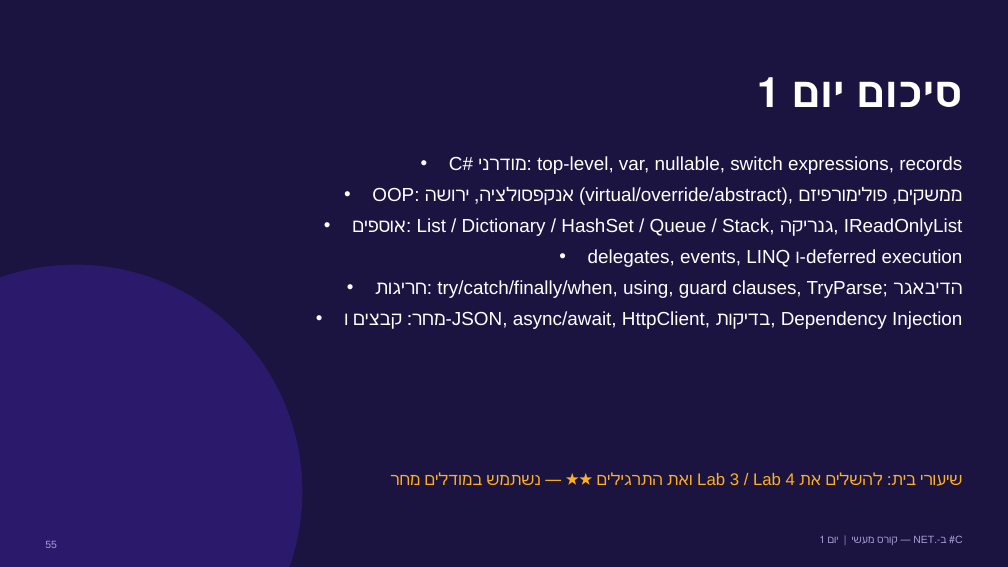
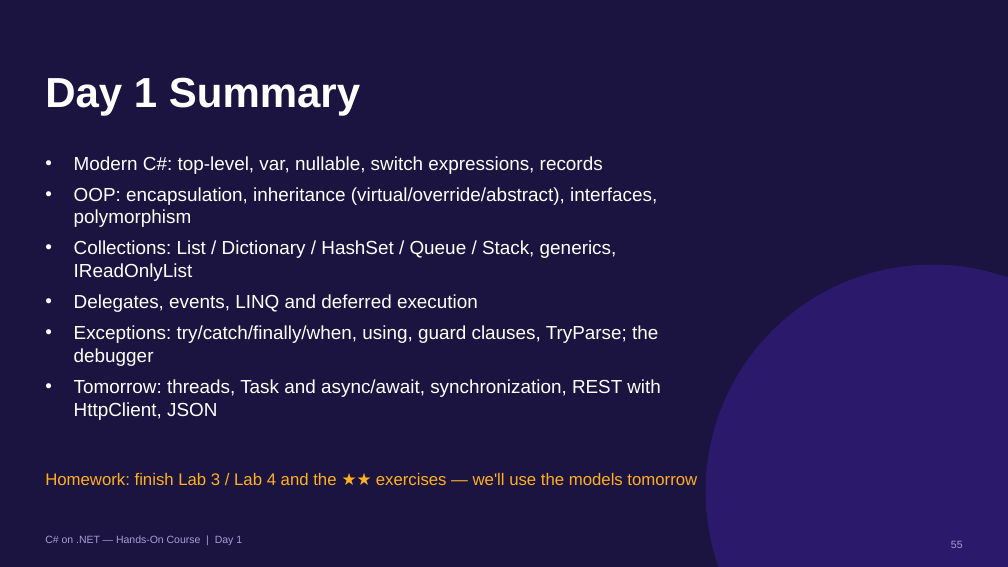
Before and after one commit to Lior1234yaa/csharp-course-day1, a slide deck: slide 55 of Day1-OOP-Collections-Exceptions/Slides/Day1.pptx. Drawn at 1008x567 pixels with LibreOffice and Linux fonts; fonts in the diff are those of the drawing. Boxes give left, top, right and bottom in pixels: in the first picture for what was removed or moved away, otherwise in the second. Text is boxed around its words. In the diff, an @@ line names an element or a change of style, - is before the commit and + after.

```diff
--- a/Day1-OOP-Collections-Exceptions/Slides/Day1.pptx
+++ b/Day1-OOP-Collections-Exceptions/Slides/Day1.pptx
@@ text at <box>45,77,360,115</box>: text changed @@
-סיכום יום 1
+Day 1 Summary
@@ text at <box>74,156,661,420</box>: text changed @@
-• C# מודרני: top-level, var, nullable, switch expressions, records
-• OOP: אנקפסולציה, ירושה (virtual/override/abstract), ממשקים, פולימורפיזם
-• אוספים: List / Dictionary / HashSet / Queue / Stack, גנריקה, IReadOnlyList
-• delegates, events, LINQ ו-deferred execution
-• חריגות: try/catch/finally/when, using, guard clauses, TryParse; הדיבאגר
-• מחר: קבצים ו-JSON, async/await, HttpClient, בדיקות, Dependency Injection
+• Modern C#: top-level, var, nullable, switch expressions, records
+• OOP: encapsulation, inheritance (virtual/override/abstract), interfaces, polymorphism
+• Collections: List / Dictionary / HashSet / Queue / Stack, generics, IReadOnlyList
+• Delegates, events, LINQ and deferred execution
+• Exceptions: try/catch/finally/when, using, guard clauses, TryParse; the debugger
+• Tomorrow: threads, Task and async/await, synchronization, REST with HttpClient, JSON
@@ ellipse: place and size @@
-ellipse at <box>0,265,302,567</box>
+ellipse at <box>706,265,1008,567</box>
@@ text at <box>45,473,697,485</box>: text changed @@
-שיעורי בית: להשלים את Lab 3 / Lab 4 ואת התרגילים ★★ — נשתמש במודלים מחר
+Homework: finish Lab 3 / Lab 4 and the ★★ exercises — we'll use the models tomorrow
@@ text at <box>45,535,242,545</box>: text changed @@
-C# ב-.NET — קורס מעשי | יום 1
+C# on .NET — Hands-On Course | Day 1
@@ text "55": place and size @@
-text "55" at <box>45,541,57,548</box>
+text "55" at <box>951,541,963,548</box>
@@ text "55" at <box>951,541,963,548</box>: alignment left to right @@
```
Also in this commit, not shown: 33 other slides changed, 21 slides added, 21 slides removed, 37 other files.
